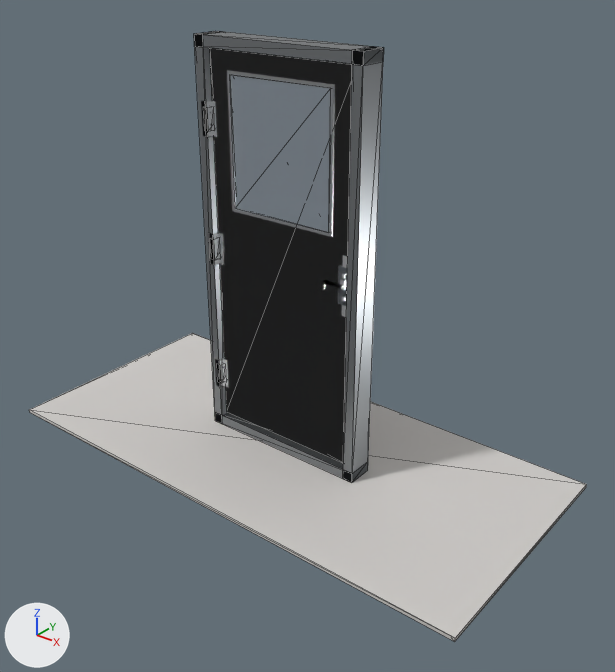
One commit to the glTF model scripts/steel_door.glb: the scene before it, then after it.
Before and after are seen from a camera (50 mm lens) standing at (2.69, -3.18, 2.65) and looking at (0.19, -0.05, 0.71). The axes (+X, +Y, +Z) are drawn at lower left. The lights are the same throughout. The picture after the commit comes second. Mesh edges are drawn as thin lines on the coarser meshes. Where no turn or scale is listed for an object, it has been applied to the vertices.

In view in the first picture: 'Door_Frame', 'Door_Leaf_White', 'Floor_Plane', 'Glass_Frame', 'Glass_Panel' and 7 more.
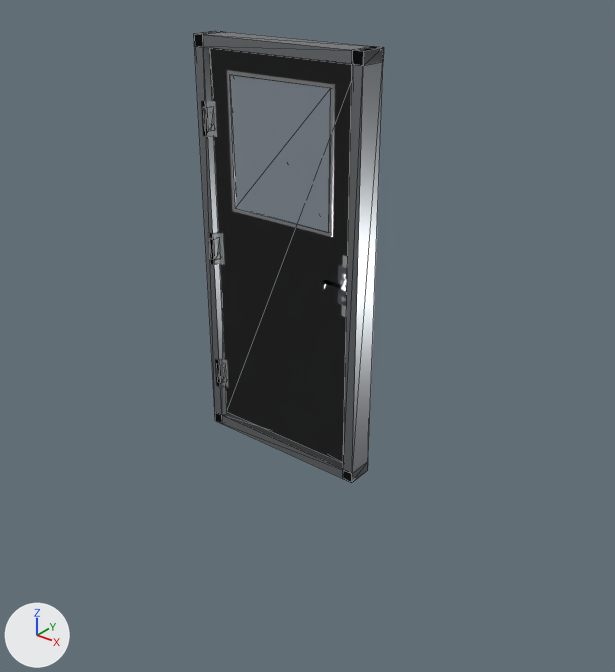
Where the change shows, as pixel boxes (x1, y1, x2, y2) in the pictures (615 x 672 px):
'Floor_Plane', deleted: before (29, 333, 587, 642)

What the commit changed:
Object 'Floor_Plane' (ob_floor_plane) is deleted.
